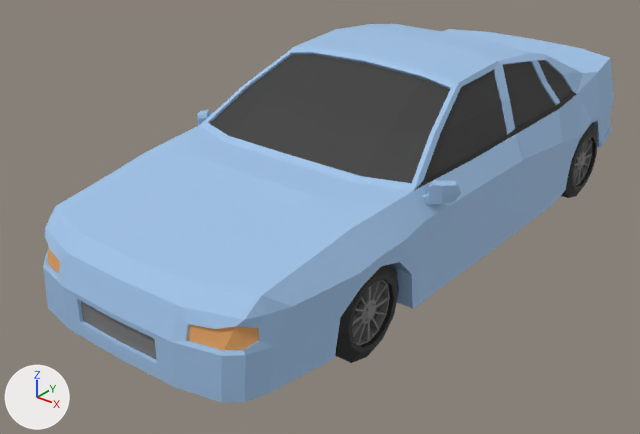
The glTF model assets/car1.glb as it was, and as the next commit left it.
Before and after are seen from a camera (50 mm lens) standing at (2.85, -4.19, 2.54) and looking at (-0.15, -0.44, 0.21). Arrows for +X, +Y and +Z are at lower left; the lights stay in place. Where no turn or scale is listed for an object, it has been applied to the vertices. Vertices at the same position are counted once.

Names of what the first picture shows: 'NormalCar1', 'NormalCar1_BackWheels', 'NormalCar1_FrontLeftWheel'.
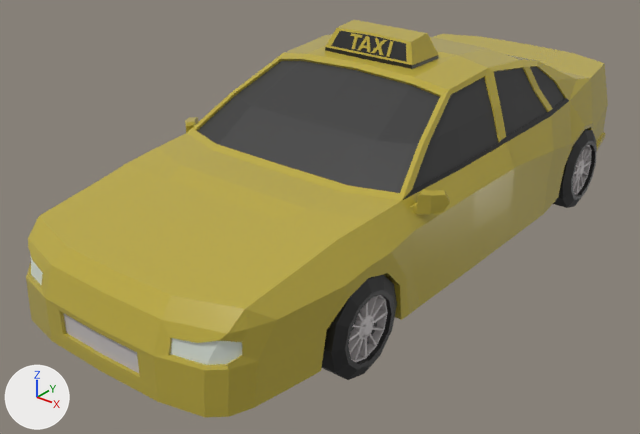
Where the newer file only moved an object's origin or applied its transform, the numbers keep the older frame.

The change, as a diff of the scene's bpy script:
```diff
--- a/assets/car1.glb.py
+++ b/assets/car1.glb.py
@@ mat_grey @@
 mat_grey = principled_material('Grey')
-mat_grey.base_color = (0.202, 0.202, 0.202)  # grey #7c7c7c
+mat_grey.base_color = (0.581, 0.547, 0.547)  # light grey #c9c3c3
 mat_grey.roughness = 0.69
@@ mat_headlights @@
 mat_headlights = principled_material('Headlights')
-mat_headlights.base_color = (0.799, 0.376, 0.127)  # orange #e7a564
+mat_headlights.base_color = (0.739, 0.799, 0.725)  # white #dfe7dd
 mat_headlights.roughness = 0.69
@@ me_cube_012 @@
 # used by ob_normalcar1; location = (0.0, 0.0, 0.0); rotation_euler = (0.0, 0.0, 3.142), in degrees (0, 0, 180); scale = (0.01, 0.01, 0.01)
-me_cube_012.from_pydata(...)  # 643 vertices, 1274 faces; spans x -90.0..90.0, y -211.0..211.0, z 17.0..118.0
-me_cube_012.materials.append(mat_blue)  # blue #9fc2e7
+me_cube_012.from_pydata(...)  # 817 vertices, 1598 faces; spans x -1.0..1.0, y -2.0..2.0, z 0.0..1.0
+# me_cube_012 part 1: the loose piece of 28 vertices spanning x 74.0..90.0, y 60.0..80.0, z 69.0..80.0 is scaled about the mesh origin by (0.01, -0.01, 0.01), in mat_yellow (yellow #bba93f)
+# me_cube_012 part 2: the loose piece of 28 vertices spanning x -90.0..-74.0, y 60.0..80.0, z 69.0..80.0 is scaled about the mesh origin by (0.01, -0.01, 0.01), in mat_yellow (yellow #bba93f)
+# me_cube_012 part 3: a new loose piece, a torus around y (ring radius 0.03, tube radius 0.02) spanning x -0.07..0.02, y -0.19..-0.15, z 1.19..1.27, in mat_yellow (yellow #bba93f)
+# me_cube_012 part 4: a new loose piece of 617 vertices spanning x -1.0..1.0, y -2.0..2.0, z 0.0..1.0
+# me_cube_012 part 5: a new loose piece of 24 vertices spanning x 0.0, y 0.0, z 1.0, in mat_yellow (yellow #bba93f)
+# me_cube_012 part 6: a new loose piece of 16 vertices spanning x 0.0, y 0.0, z 1.0, in mat_yellow (yellow #bba93f)
+# me_cube_012 part 7: 587 vertices removed from x -85.0..85.0, y -211.0..211.0, z 17.0..118.0; 16 vertices added at x 0.0, y 0.0, z 1.0
 me_cube_012.materials.append(mat_windows)
@@ me_cube_012 @@
 me_cube_012.materials.append(mat_taillights)
+me_cube_012.materials.append(mat_yellow)  # yellow #bba93f
@@ me_cube_011 @@
 me_cube_011.from_pydata(...)  # 424 vertices, 840 faces; spans x -0.78..0.78, y -0.26..0.26, z -0.26..0.26
+# me_cube_011 part 8: the whole mesh is scaled about its middle by (1.05, 0.986, 1.04), then moved by (0.0, -0.1, -0.02)
 me_cube_011.materials.append(mat_black)
@@ ob_normalcar1 @@
 ob_normalcar1.location = (0.0, 0.0, 0.0)
-ob_normalcar1.rotation_euler = (0.0, 0.0, 3.142)  # degrees (0, 0, 180)
-ob_normalcar1.scale = (0.01, 0.01, 0.01)
@@ ob_normalcar1_frontleftwheel @@
-ob_normalcar1_frontleftwheel = bpy.data.objects.new('NormalCar1_FrontLeftWheel', me_cube_007)
@@ ob_taxi_frontleftwheel @@
+ob_taxi_frontleftwheel = bpy.data.objects.new('Taxi_FrontLeftWheel', me_cube_013)  # 212 vertices, 420 faces; spans x -0.095..0.095, y -0.262..0.262, z -0.262..0.262; in mat_black (black #1f1f1f), mat_grey (light grey #c9c3c3)
+ob_taxi_frontleftwheel.location = (0.748, -1.296, 0.251)
```

Location of each change, [x1, y1, x2, y2] in pixels of the pictures (640 x 434 px; the box of a moved part takes in the faces that stretch with it):
'NormalCar1', recoloured, reshaped, turned, rescaled (blue to yellow): before [43, 24, 614, 403]; after [26, 20, 608, 417]
'Taxi_FrontLeftWheel', added: after [322, 275, 397, 380]
    faces in mat_black (black #1f1f1f): [322, 275, 397, 380]
    faces in mat_grey (light grey #c9c3c3): [348, 295, 388, 362]
'NormalCar1_FrontLeftWheel', deleted (black): before [335, 264, 399, 363]
    faces in mat_black (black #1f1f1f): [335, 264, 399, 363]
    faces in mat_grey (grey #7c7c7c): [352, 280, 390, 345]
'NormalCar1_BackWheels', recoloured, mesh rescaled: before [561, 124, 597, 198]; after [553, 129, 597, 208]
part 1 of me_cube_012, moved or reshaped: before [198, 110, 210, 126]; after [410, 190, 450, 214]
part 2 of me_cube_012, moved or reshaped: before [422, 180, 461, 204]; after [185, 117, 199, 133]
part 3 of me_cube_012, added: after [357, 36, 371, 53]
part 4 of me_cube_012, added (yellow): after [26, 20, 608, 417]
part 5 of me_cube_012, added: after [371, 38, 387, 56]
part 6 of me_cube_012, added: after [351, 33, 363, 50]
part 7 of me_cube_012, cut back: before [43, 24, 614, 403]; after [386, 41, 394, 57]
